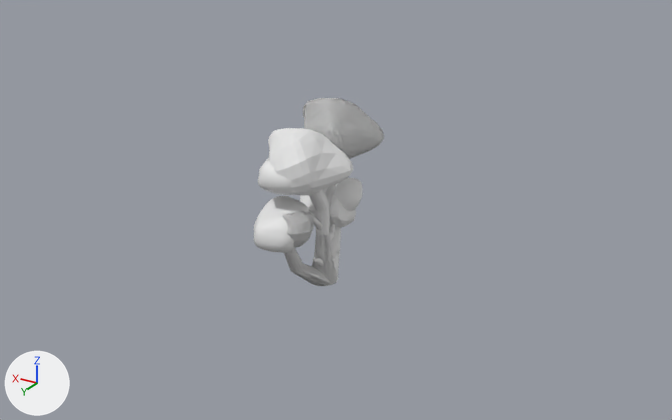
The Blender file Assets/models/trees/trees.blend: old version first, new version second.
Camera for both pictures: a 50 mm camera at (-5.85, 9.42, 5.09) aimed at (-0.14, -0.1, 0.33). The axes (+X, +Y, +Z) are drawn at lower left. The lights are the same throughout.

Names of what the first picture shows: 'tree1', 'tree2', 'tree3'.
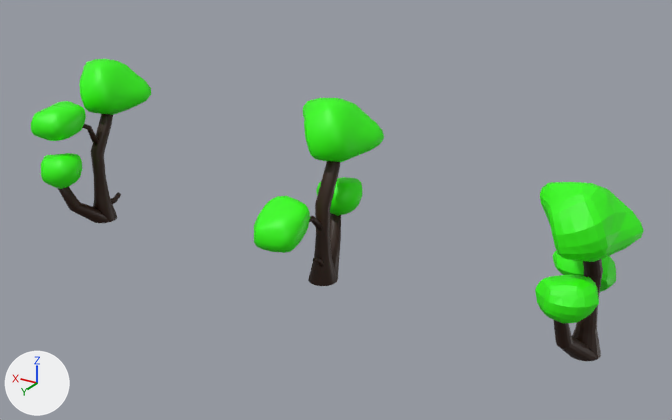
Scene script edits in JSON lines:
```json
{"op": "add", "block": "mat_material", "code": ["mat_material = principled_material('Material')", "mat_material.base_color = (0.0272, 0.007, 0.000328)  # brown #2e1401"]}
{"op": "add", "block": "mat_material_001", "code": ["mat_material_001 = principled_material('Material.001')", "mat_material_001.base_color = (0.0331, 1.0, 0.0)  # green #33ff00"]}
{"block": "me_cylinder_004", "where": "me_cylinder_004.from_pydata(...)  # 660 vertices, 1060 faces; spans x -0.49..0.62, y -0.89..0.92, z -0.67..1.7"}
{"block": "me_cylinder_004", "where": "# used by ob_tree1; location = (0.0, 0.0, 0.0)"}
{"block": "me_cylinder_004", "change": "me_cylinder_004 part 1: 156 of the faces centred in x -0.15..0.2, y -0.38..0.36, z -0.67..1.11 switch from no material to mat_material (brown #2e1401)"}
{"block": "me_cylinder_004", "change": "me_cylinder_004 part 2: 16 of the faces centred in x 0.05..0.21, y 0.49..0.67, z -0.11..0.16 switch from no material to mat_material (brown #2e1401)"}
{"block": "me_cylinder_004", "change": "me_cylinder_004 part 3: 888 of the faces centred in x -0.49..0.61, y -0.87..0.92, z 0.05..1.69 switch from no material to mat_material_001 (green #33ff00)"}
{"block": "me_cylinder_006", "where": "me_cylinder_006.from_pydata(...)  # 660 vertices, 1060 faces; spans x -0.49..0.62, y -0.89..1.02, z -0.67..1.7"}
{"block": "me_cylinder_006", "where": "# used by ob_tree2; location = (0.0, 0.0, 0.0)"}
{"block": "me_cylinder_006", "change": "me_cylinder_006 part 4: 156 of the faces centred in x -0.15..0.2, y -0.38..0.47, z -0.67..1.11 switch from no material to mat_material (brown #2e1401)"}
{"block": "me_cylinder_006", "change": "me_cylinder_006 part 5: 16 of the faces centred in x 0.05..0.21, y -0.61..-0.46, z -0.06..0.18 switch from no material to mat_material (brown #2e1401)"}
{"block": "me_cylinder_006", "change": "me_cylinder_006 part 6: 296 of the faces centred in x -0.49..0.61, y -0.87..0.01, z 0.93..1.69 switch from no material to mat_material_001 (green #33ff00)"}
{"block": "me_cylinder_006", "change": "me_cylinder_006 part 7: 296 of the faces centred in x -0.23..0.42, y -0.87..-0.31, z 0.06..0.56 switch from no material to mat_material_001 (green #33ff00)"}
{"block": "me_cylinder_006", "change": "me_cylinder_006 part 8: 296 of the faces centred in x -0.14..0.59, y 0.32..1.01, z 0.04..0.62 switch from no material to mat_material_001 (green #33ff00)"}
{"block": "me_cylinder_005", "where": "me_cylinder_005.from_pydata(...)  # 660 vertices, 1060 faces; spans x -0.49..0.62, y -0.83..0.92, z -0.67..1.52"}
{"block": "me_cylinder_005", "where": "# used by ob_tree3; location = (0.0, 0.0, 0.0)"}
{"block": "me_cylinder_005", "change": "me_cylinder_005 part 9: 592 of the faces centred in x -0.49..0.61, y -0.08..0.92, z 0.05..1.5 switch from no material to mat_material_001 (green #33ff00)"}
{"block": "me_cylinder_005", "change": "me_cylinder_005 part 10: 296 of the faces centred in x -0.14..0.59, y -0.83..-0.12, z -0.14..0.43 switch from no material to mat_material_001 (green #33ff00)"}
{"block": "me_cylinder_005", "change": "me_cylinder_005 part 11: 156 of the faces centred in x -0.15..0.2, y -0.36..0.37, z -0.67..0.9 switch from no material to mat_material (brown #2e1401)"}
{"block": "me_cylinder_005", "change": "me_cylinder_005 part 12: 16 of the faces centred in x 0.05..0.21, y 0.49..0.67, z -0.11..0.16 switch from no material to mat_material (brown #2e1401)"}
{"op": "set", "path": "ob_tree1.location", "old": "(0.0, 0.0, 0.0)", "new": "(3.95, 0.0, 0.0)"}
{"op": "set", "path": "ob_tree3.location", "old": "(0.0, 0.0, 0.0)", "new": "(-3.54, 0.0, 0.0)"}
```

What differs and where, as boxes (x1, y1, x2, y2) in the pictures (672 x 420 px):
```json
{"object": "tree3", "change": "recoloured, moved", "before": [268, 128, 356, 286], "after": [535, 182, 644, 361]}
{"object": "tree1", "change": "recoloured, moved", "before": [258, 158, 340, 263], "after": [31, 59, 151, 223]}
{"part": 1, "of": "me_cylinder_004", "change": "recoloured", "before": [325, 193, 340, 263], "after": [71, 114, 121, 223]}
{"part": 2, "of": "me_cylinder_004", "change": "recoloured", "after": [58, 186, 81, 210]}
{"part": 3, "of": "me_cylinder_004", "change": "recoloured", "before": [258, 158, 295, 195], "after": [31, 59, 151, 189]}
{"part": 4, "of": "me_cylinder_006", "change": "recoloured", "before": [312, 185, 341, 284], "after": [308, 161, 341, 286]}
{"part": 5, "of": "me_cylinder_006", "change": "recoloured", "before": [330, 226, 341, 237], "after": [330, 213, 341, 237]}
{"part": 6, "of": "me_cylinder_006", "change": "recoloured", "before": [303, 98, 384, 159], "after": [303, 98, 384, 159], "on screen": "grey to green"}
{"part": 7, "of": "me_cylinder_006", "change": "recoloured", "before": [333, 178, 363, 211], "after": [333, 178, 363, 211], "on screen": "grey to green"}
{"part": 8, "of": "me_cylinder_006", "change": "recoloured", "before": [254, 196, 309, 253], "after": [254, 196, 309, 253], "on screen": "white to green"}
{"part": 9, "of": "me_cylinder_005", "change": "recoloured", "before": [268, 128, 353, 248], "after": [535, 182, 644, 324]}
{"part": 10, "of": "me_cylinder_005", "change": "recoloured", "before": [300, 195, 356, 228], "after": [553, 250, 616, 292]}
{"part": 11, "of": "me_cylinder_005", "change": "recoloured", "before": [292, 188, 335, 286], "after": [561, 259, 603, 361]}
{"part": 12, "of": "me_cylinder_005", "change": "recoloured", "before": [284, 248, 304, 273], "after": [554, 320, 573, 348]}
```
